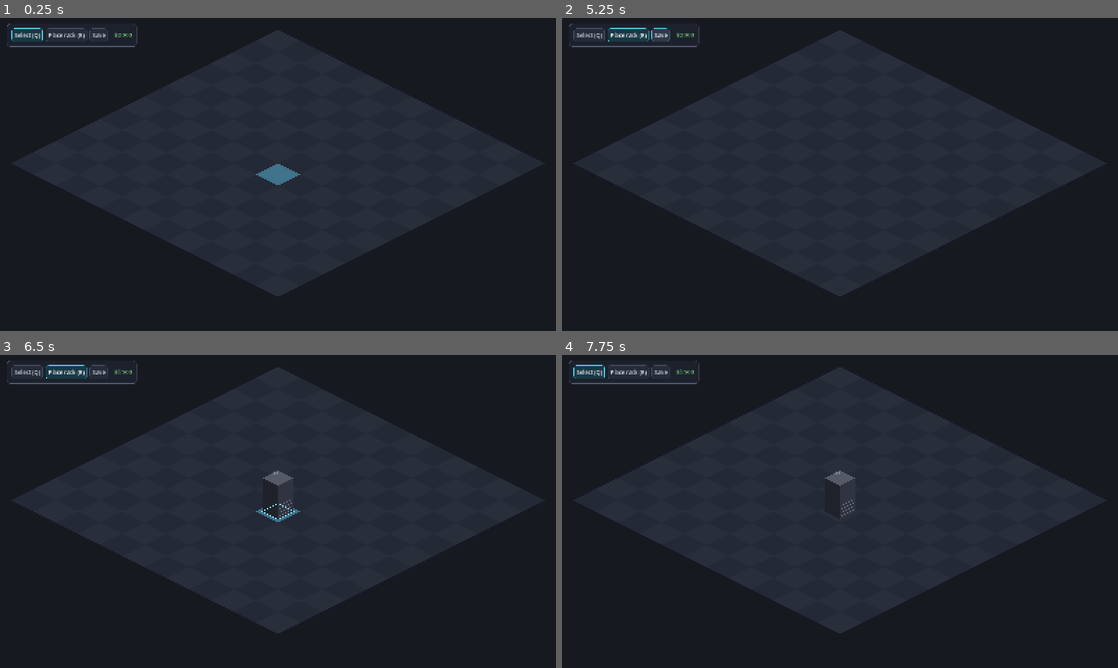
Above: before the commit, frames 1-4 (two rows, left to right).
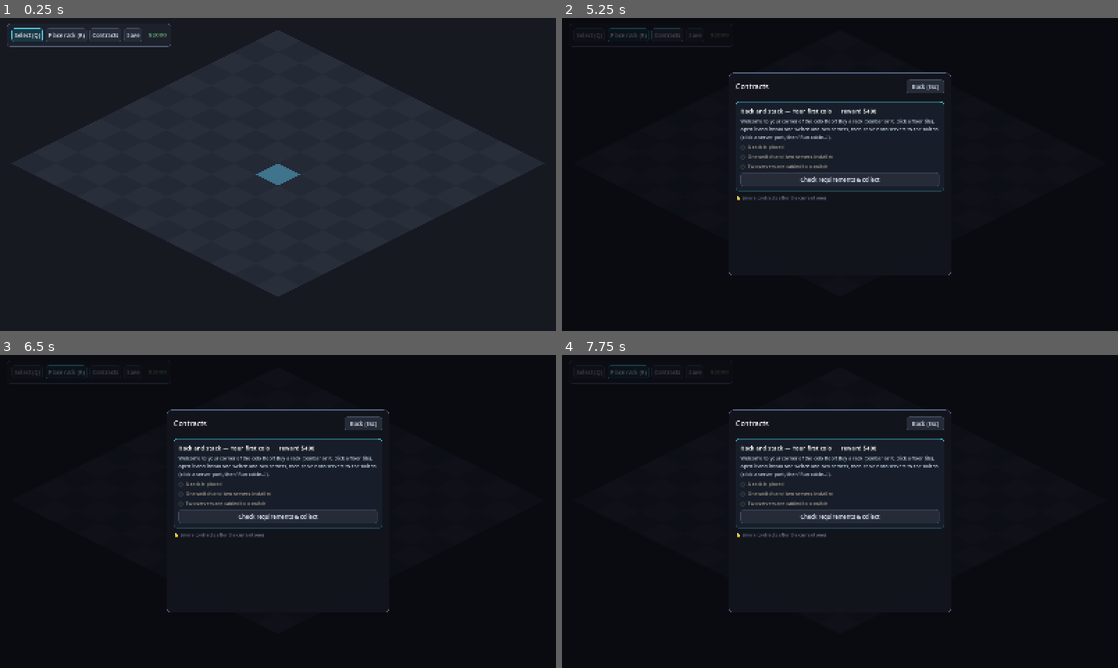
Above: after the commit, the same moments.

Repository: alukacs03/packet-empire
Game: Godot game, scene res://scenes/main.tscn
Two runs of this game, one before a commit and one after it. Both use one fixed random seed, a clock stepped at 60 frames per second and the inputs below.
Inputs (mouse positions are in pixels of both pictures, inside the frame that each line leads up to):
- Up to frame 1 (0.25 s): no input
- Up to frame 2 (5.25 s): click (667, 36) at 0.5 s, where only the run after the commit has a clickable "Contracts"; click (923, 86) at 1.25 s, where only the run after the commit has a clickable "Back (Esc)"; click "Select (Q)" at 2 s; click "Place rack (R)" at 2.75 s; click "Select (Q)" at 3.5 s; click "Place rack (R)" at 4.25 s; click (667, 36) at 5 s, where only the run after the commit has a clickable "Contracts"
- Up to frame 3 (6.5 s): click (278, 517) at 5.75 s, where only the run after the commit has a clickable "Check requirements & collect"
- Up to frame 4 (7.75 s): click (840, 517) at 6.5 s, where only the run after the commit has a clickable "Check requirements & collect"; click "Select (Q)" at 7.25 s

The runs differ from the first frame. In frame 1, 0.2% of the frame differs, in the area x 16-31%, y 1-10%; in frame 2, 32%; in frame 3, 33%, in the area x 1-98%, y 1-89%; in frame 4, 32%.

Commit message:
Contract campaign: sim-verified teaching missions with rewards
Four authored contracts walk the player from zero: rack and cable
hardware, first same-subnet ping, VLAN isolation between two tenants,
and routing between two offices. Every requirement is a live check
against the actual simulation (pings really run, isolation must really
fail), collected via a Contracts overlay showing per-requirement
progress. Rewards pay into the money system; completion persists in
saves. Suite grows to 33 checks.

Closes #4

Co-Authored-By: Claude Fable 5 <noreply@anthropic.com>
Claude-Session: https://claude.ai/code/session_01EKD4BHa7oP7MbaV92exfB1

Diff:
--- /dev/null
+++ b/scripts/contracts.gd
@@ -0,0 +1,126 @@
+class_name Contracts
+## Authored campaign contracts. Each requirement is a live check against
+## Game/Sim state, so completion is verified by the actual simulation.
+## Add a contract = add a dict here; helpers below cover common checks.
+
+static func all() -> Array:
+	return [
+		{
+			"id": "rackup",
+			"title": "Rack and stack",
+			"customer": "Your first colo",
+			"reward": 400,
+			"brief": "Welcome to your corner of the colo floor! Buy a rack (toolbar or R, click a floor tile), open it and install one switch and two servers, then cable both servers to the switch (click a server port, then 'Run cable…').",
+			"reqs": [
+				{"d": "A rack is placed", "t": func() -> bool: return Game.racks.size() >= 1},
+				{"d": "One switch and two servers installed", "t": func() -> bool: return _count("switch") >= 1 and _count("server") >= 2},
+				{"d": "Two servers are cabled to a switch", "t": func() -> bool: return _servers_on_switch() >= 2},
+			],
+		},
+		{
+			"id": "first_ping",
+			"title": "First light",
+			"customer": "Internal ops",
+			"reward": 500,
+			"brief": "Make your two servers talk. Both need an IP address in the same subnet: 10.0.0.1/24 on one and 10.0.0.2/24 on the other. Use each server's console — 'ip addr add 10.0.0.1/24 dev eth0' — or the port editor. Then verify with 'ping 10.0.0.2'. Same subnet = no router needed: this is switching.",
+			"reqs": [
+				{"d": "A server owns 10.0.0.1/24", "t": func() -> bool: return _owner("10.0.0.1") != null},
+				{"d": "A server owns 10.0.0.2/24", "t": func() -> bool: return _owner("10.0.0.2") != null},
+				{"d": "10.0.0.1 can ping 10.0.0.2", "t": func() -> bool: return _ping("10.0.0.1", "10.0.0.2", true)},
+			],
+		},
+		{
+			"id": "two_tenants",
+			"title": "Two tenants, one switch",
+			"customer": "Alfa Ltd & Beta Kft",
+			"reward": 800,
+			"brief": "Your two servers now belong to different customers who must NOT see each other — but they share the switch. That's what VLANs are for. On the switch console: 'enable', 'configure terminal', 'vlan 10' (then 'exit'), 'vlan 20', then put 10.0.0.1's switchport in VLAN 10 ('interface Ethernet1' → 'switchport access vlan 10') and 10.0.0.2's port in VLAN 20. The ping that worked before must now FAIL — separate VLANs are separate networks.",
+			"reqs": [
+				{"d": "A switch has VLANs 10 and 20", "t": func() -> bool: return _switch_with_vlans([10, 20]) != null},
+				{"d": "Access ports assigned to both VLAN 10 and 20", "t": func() -> bool: return _access_port_in(10) and _access_port_in(20)},
+				{"d": "10.0.0.1 can NO LONGER reach 10.0.0.2", "t": func() -> bool: return _ping("10.0.0.1", "10.0.0.2", false)},
+			],
+		},
+		{
+			"id": "two_offices",
+			"title": "Connect two offices",
+			"customer": "Gamma Corp",
+			"reward": 1200,
+			"brief": "Gamma runs two offices on different networks: 192.168.1.0/24 and 192.168.2.0/24. Different subnets can only talk through a router. Set up a server in each network (192.168.1.10/24 and 192.168.2.10/24), install a router with one leg in each subnet — router console: 'enable', 'configure terminal', 'interface Ethernet1', 'ip address 192.168.1.1/24' (Ethernet2 gets 192.168.2.1/24) — and give each server its default gateway: 'ip route add default via 192.168.1.1'. Both servers must reach each other; try 'traceroute' to see the router hop.",
+			"reqs": [
+				{"d": "Servers own 192.168.1.10 and 192.168.2.10", "t": func() -> bool: return _owner("192.168.1.10") != null and _owner("192.168.2.10") != null},
+				{"d": "A router owns 192.168.1.1 and 192.168.2.1", "t": func() -> bool: return _router_owns(["192.168.1.1", "192.168.2.1"])},
+				{"d": "192.168.1.10 pings 192.168.2.10", "t": func() -> bool: return _ping("192.168.1.10", "192.168.2.10", true)},
+				{"d": "192.168.2.10 pings 192.168.1.10", "t": func() -> bool: return _ping("192.168.2.10", "192.168.1.10", true)},
+			],
+		},
+	]
+
+# ---------- check helpers ----------
+
+static func _count(type: String) -> int:
+	var n := 0
+	for d in Game.all_devices():
+		if d.type == type:
+			n += 1
+	return n
+
+static func _servers_on_switch() -> int:
+	var n := 0
+	for d in Game.all_devices():
+		if d.type != "server":
+			continue
+		for i: Net.Iface in d.ifaces:
+			var l := Game.link_at(i)
+			if l and l.other(i).dev.type == "switch":
+				n += 1
+				break
+	return n
+
+static func _owner(ip: String) -> Net.NDevice:
+	for d in Game.all_devices():
+		for i: Net.Iface in d.ifaces:
+			for cidr: String in i.ips:
+				if cidr.split("/")[0] == ip:
+					return d
+	return null
+
+static func _ping(from_ip: String, to_ip: String, expect_ok: bool) -> bool:
+	var d := _owner(from_ip)
+	if d == null:
+		return false
+	return Sim.ping(d, to_ip)["ok"] == expect_ok
+
+static func _switch_with_vlans(vids: Array) -> Net.NDevice:
+	for d in Game.all_devices():
+		if d.type != "switch":
+			continue
+		var ok := true
+		for v in vids:
+			if not d.vlans.has(v):
+				ok = false
+		if ok:
+			return d
+	return null
+
+static func _access_port_in(vid: int) -> bool:
+	for d in Game.all_devices():
+		if d.type != "switch":
+			continue
+		for i: Net.Iface in d.ifaces:
+			if i.mode == "access" and i.untagged_vlan == vid and Game.link_at(i):
+				return true
+	return false
+
+static func _router_owns(ips: Array) -> bool:
+	for d in Game.all_devices():
+		if d.type != "router":
+			continue
+		var ok := true
+		for ip in ips:
+			var owner := _owner(ip)
+			if owner != d:
+				ok = false
+		if ok:
+			return true
+	return false
--- a/scripts/game.gd
+++ b/scripts/game.gd
@@ -17,7 +17,19 @@
 var racks: Array = []
 var links: Array = []
 var money := 2000
+var contracts_done: Array = []
 var _counter := {"switch": 0, "server": 0, "router": 0, "rack": 0, "mac": 0}
+
+func try_complete_contract(c: Dictionary) -> bool:
+	if c["id"] in contracts_done:
+		return false
+	for r in c["reqs"]:
+		if not r["t"].call():
+			return false
+	contracts_done.append(c["id"])
+	money += c["reward"]
+	money_changed.emit()
+	return true
 
 func _ready() -> void:
 	topology_changed.connect(Sim.flush_learned_state)
@@ -213,6 +225,7 @@
 		link_data.append([l.a.dev.name, l.a.name, l.b.dev.name, l.b.name])
 	var f := FileAccess.open(SAVE_PATH, FileAccess.WRITE)
 	f.store_string(JSON.stringify({"money": money, "counters": _counter,
+		"contracts_done": contracts_done,
 		"racks": rack_data, "devices": devs, "links": link_data}, "  "))
 
 func _ser_device(d: Net.NDevice) -> Dictionary:
@@ -232,6 +245,7 @@
 	racks = []
 	links = []
 	money = int(data["money"])
+	contracts_done = data.get("contracts_done", [])
 	for k in data["counters"]:
 		_counter[k] = int(data["counters"][k])
 	var by_name := {}
--- a/scripts/test_sim.gd
+++ b/scripts/test_sim.gd
@@ -115,5 +115,14 @@
 			a_l = d
 	check(a_l != null and Sim.ping(a_l, "10.1.0.2")["ok"], "save: reloaded topology still routes end-to-end")
 
+	# --- contracts ---
+	var money0 := Game.money
+	var cs := Contracts.all()
+	check(Game.try_complete_contract(cs[0]), "contracts: rack-and-stack completes against live state")
+	check(Game.try_complete_contract(cs[1]), "contracts: first-ping completes (sim-verified)")
+	check(not Game.try_complete_contract(cs[2]), "contracts: vlan-isolation contract not yet satisfiable")
+	check(not Game.try_complete_contract(cs[0]), "contracts: no double collection")
+	check(Game.money == money0 + 900, "contracts: rewards paid once")
+
 	print("---- %d failures" % fails)
 	return fails
--- a/scripts/ui.gd
+++ b/scripts/ui.gd
@@ -43,6 +43,8 @@
 var if_cable_lbl: Label
 var if_cable_btn: Button
 
+var contracts_overlay: Control
+var contracts_box: VBoxContainer
 var vlan_section: VBoxContainer
 var vlan_box: VBoxContainer
 var vlan_vid_in: LineEdit
@@ -64,6 +66,7 @@
 	_build_rack_overlay()
 	_build_dev_overlay()
 	_build_if_overlay()
+	_build_contracts_overlay()
 	Game.topology_changed.connect(_refresh_open)
 	Game.money_changed.connect(_refresh_money)
 	_refresh_money()
@@ -80,7 +83,8 @@
 			cli_in.edit()
 
 func is_open() -> bool:
-	return rack_overlay.visible or dev_overlay.visible or if_overlay.visible
+	return rack_overlay.visible or dev_overlay.visible or if_overlay.visible \
+		or contracts_overlay.visible
 
 # ---------- theme / widget helpers ----------
 
@@ -188,6 +192,10 @@
 		b.pressed.connect(func() -> void: get_parent().mode = m[1])
 		h.add_child(b)
 		mode_btns[m[1]] = b
+	var cb := Button.new()
+	cb.text = "Contracts"
+	cb.pressed.connect(open_contracts)
+	h.add_child(cb)
 	var save_btn := Button.new()
 	save_btn.text = "Save"
 	save_btn.pressed.connect(func() -> void: Game.save_game())
@@ -606,6 +614,66 @@
 		Game.connect_ifaces(cur_if, targets[id])
 		_refresh_iface())
 
+# ---------- contracts ----------
+
+func _build_contracts_overlay() -> void:
+	contracts_overlay = _overlay()
+	var v := _card(contracts_overlay, 640)
+	var t := _header(v, close_contracts)
+	t.text = "Contracts"
+	var scroll := ScrollContainer.new()
+	scroll.custom_minimum_size = Vector2(600, 480)
+	v.add_child(scroll)
+	contracts_box = VBoxContainer.new()
+	contracts_box.add_theme_constant_override("separation", 10)
+	contracts_box.size_flags_horizontal = Control.SIZE_EXPAND_FILL
+	scroll.add_child(contracts_box)
+
+func open_contracts() -> void:
+	_refresh_contracts()
+	contracts_overlay.visible = true
+
+func close_contracts() -> void:
+	contracts_overlay.visible = false
+
+func _refresh_contracts() -> void:
+	for c in contracts_box.get_children():
+		c.queue_free()
+	var found_active := false
+	for c in Contracts.all():
+		var done: bool = c["id"] in Game.contracts_done
+		if done:
+			contracts_box.add_child(_label("✓  %s — %s  (+$%d)" % [c["title"], c["customer"], c["reward"]],
+				14, Color(0.45, 0.8, 0.5)))
+			continue
+		if found_active:
+			contracts_box.add_child(_label("🔒  (more contracts after the current one)", 13, Color(0.45, 0.5, 0.6)))
+			break
+		found_active = true
+		var card := PanelContainer.new()
+		card.add_theme_stylebox_override("panel", _sb(Color(0.09, 0.12, 0.16), ACCENT * Color(1, 1, 1, 0.5), 8, 14))
+		contracts_box.add_child(card)
+		var cv := VBoxContainer.new()
+		cv.add_theme_constant_override("separation", 8)
+		card.add_child(cv)
+		cv.add_child(_label("%s — %s      reward $%d" % [c["title"], c["customer"], c["reward"]], 17, Color.WHITE))
+		var brief := _label(c["brief"], 14, Color(0.75, 0.8, 0.88))
+		brief.autowrap_mode = TextServer.AUTOWRAP_WORD_SMART
+		brief.custom_minimum_size = Vector2(560, 0)
+		cv.add_child(brief)
+		for r in c["reqs"]:
+			var ok: bool = r["t"].call()
+			cv.add_child(_label(("●  " if ok else "○  ") + r["d"], 14,
+				Color(0.5, 0.95, 0.6) if ok else Color(0.65, 0.6, 0.55)))
+		var btn := Button.new()
+		btn.text = "Check requirements & collect"
+		btn.pressed.connect(func() -> void:
+			Game.try_complete_contract(c)
+			_refresh_contracts())
+		cv.add_child(btn)
+	if not found_active:
+		contracts_box.add_child(_label("All contracts complete! More arrive with future updates —\nsee the GitHub roadmap.", 14, Color(0.7, 0.85, 0.75)))
+
 # ---------- refresh / CLI ----------
 
 func _refresh_open() -> void:
@@ -668,6 +736,8 @@
 				close_dev()
 				if cur_rack:
 					rack_overlay.visible = true
+		elif contracts_overlay.visible:
+			close_contracts()
 		elif rack_overlay.visible:
 			close_rack()
 		else:
--- a/scripts/world.gd
+++ b/scripts/world.gd
@@ -28,6 +28,8 @@
 		Game.save_game()
 
 func _process(_dt: float) -> void:
+	if ui == null:
+		return
 	if ui.is_open():
 		if hover:
 			hover.highlighted = false
Not shown, added: scripts/contracts.gd.uid
